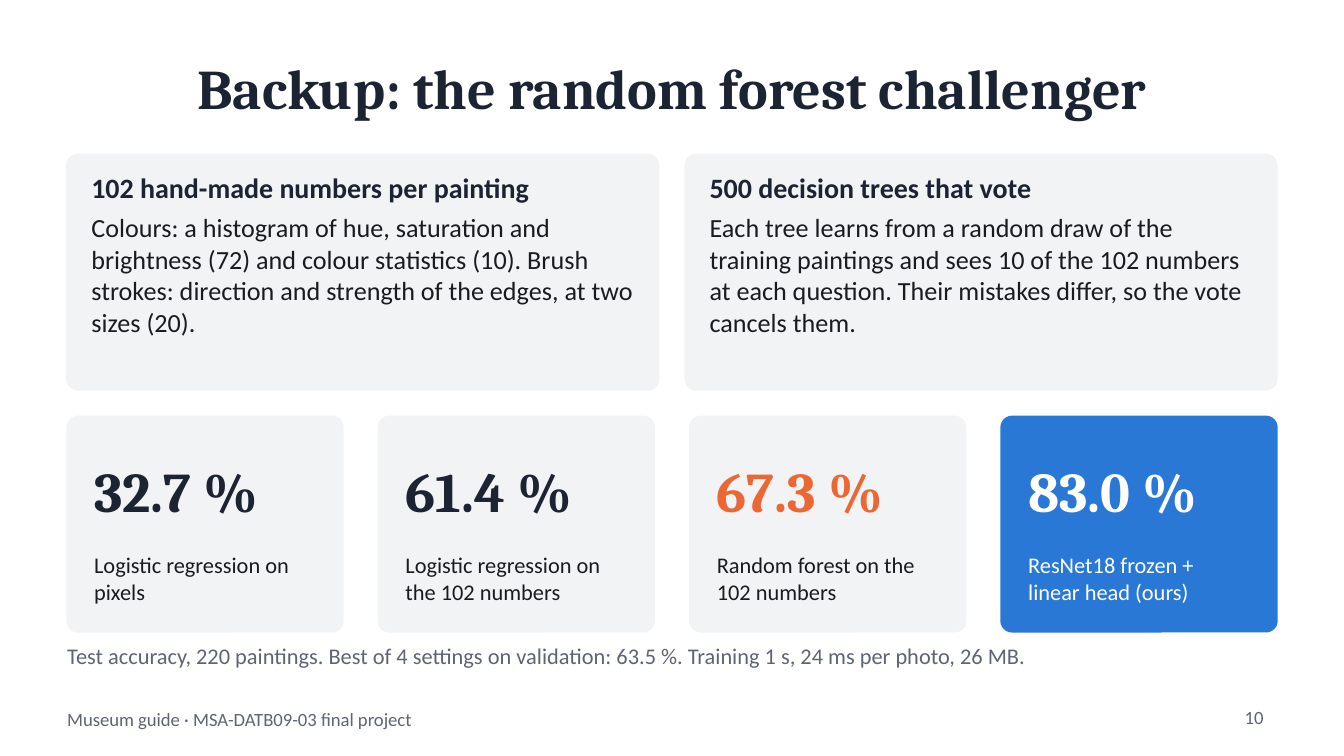
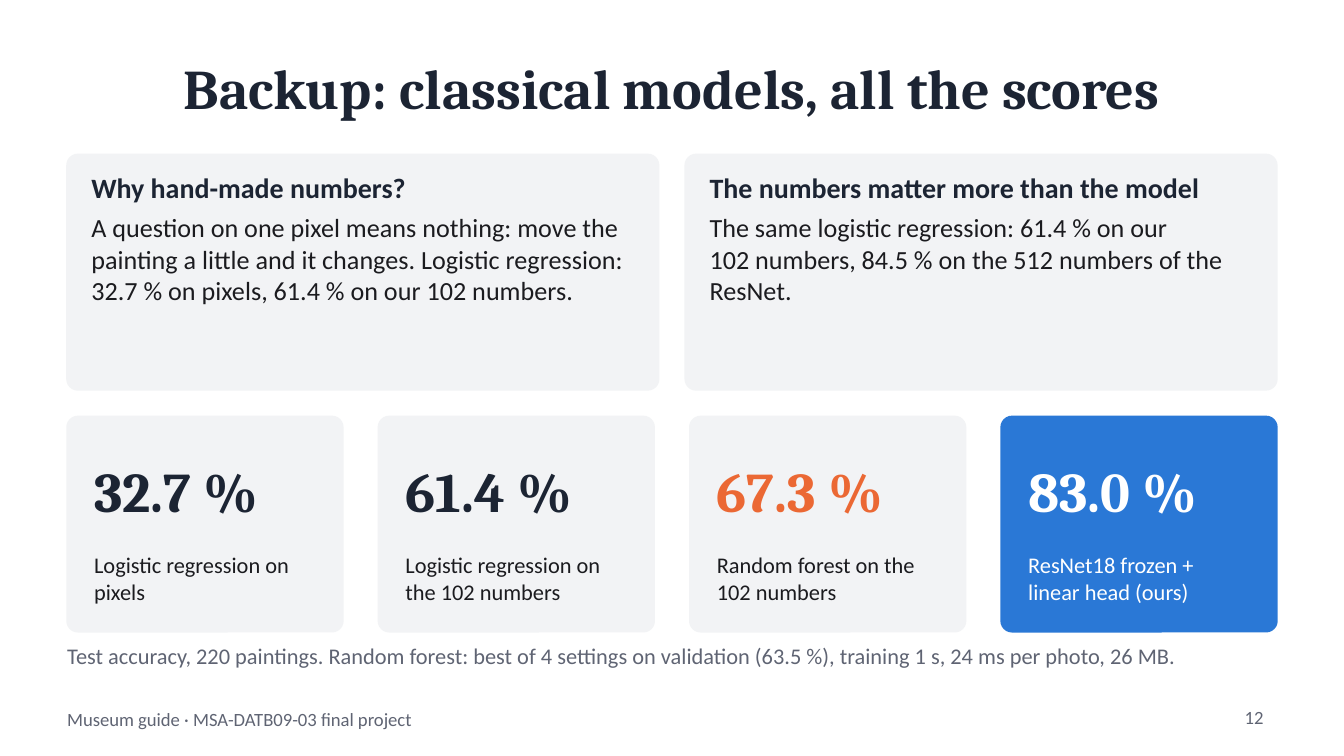
Before and after one commit to BenjaminAHS/neural-network-project, a slide deck: slide 12 of docs/museum_guide_presentation.pptx (slide 10 before the commit). Drawn at 1344x756 pixels with LibreOffice and Linux fonts; fonts in the diff are those of the drawing. Boxes give left, top, right and bottom in pixels: in the first picture for what was removed or moved away, otherwise in the second. Text is boxed around its words. In the diff, an @@ line names an element or a change of style, - is before the commit and + after.

Commit message:
Explain ResNet18 and the random forest with diagrams in the talk

```diff
--- a/docs/museum_guide_presentation.pptx
+++ b/docs/museum_guide_presentation.pptx
@@ title at (184,70,1160,121): text changed @@
-Backup: the random forest challenger
+Backup: classical models, all the scores
@@ text at (91,178,623,305): text changed @@
-102 hand-made numbers per painting
-Colours: a histogram of hue, saturation and brightness (72) and colour statistics (10). Brush strokes: direction and strength of the edges, at two sizes (20).
+Why hand-made numbers?
+A question on one pixel means nothing: move the painting a little and it changes. Logistic regression: 32.7 % on pixels, 61.4 % on our 102 numbers.
@@ text at (710,178,1222,300): text changed @@
-500 decision trees that vote
-Each tree learns from a random draw of the training paintings and sees 10 of the 102 numbers at each question. Their mistakes differ, so the vote cancels them.
+The numbers matter more than the model
+The same logistic regression: 61.4 % on our 102 numbers, 84.5 % on the 512 numbers of the ResNet.
@@ text at (67,648,1175,668): text changed @@
-Test accuracy, 220 paintings. Best of 4 settings on validation: 63.5 %. Training 1 s, 24 ms per photo, 26 MB.
+Test accuracy, 220 paintings. Random forest: best of 4 settings on validation (63.5 %), training 1 s, 24 ms per photo, 26 MB.
@@ page number at (1245,712,1264,724): text changed @@
-10
+12
```
Also in this commit, not shown: 4 other slides changed, 2 slides added, 5 other files.
